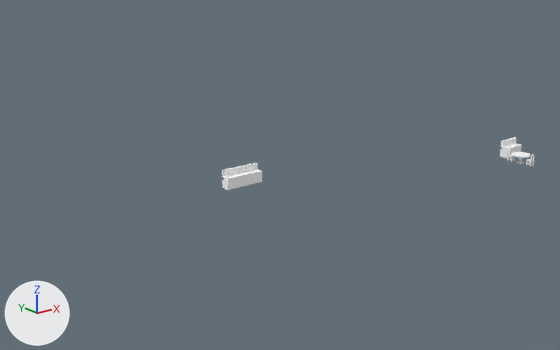
Renders of the OBJ model Games/GuruttoWorld/Assets/Models/StreetJourney/Baked/Block-2-4.obj from each side of a commit.
Both versions are drawn from a 50 mm lens placed at (-29.6, 43.7, 19.9), pointed at (1.1, 82.2, 4.5). Arrows for +X, +Y and +Z are at lower left; the lights stay in place. The older version comes first. Where no turn or scale is listed for an object, it has been applied to the vertices. Vertices at exactly the same position are counted once.

The first picture shows 'Block-2-4'.
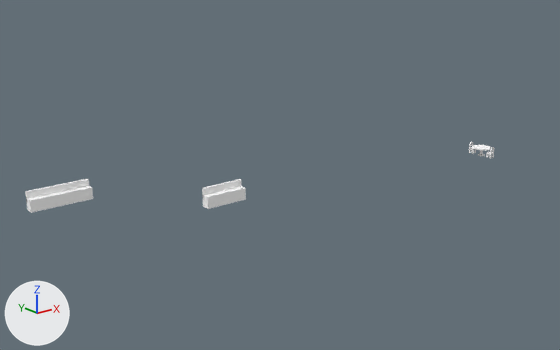
Where the change shows, as pixel boxes [x1, y1, x2, y2] in the pictures (560 x 350 px; the box of a moved part takes in the faces that stretch with it):
'Block-2-4', reshaped (50% wider, 33% taller): before [222, 137, 535, 190]; after [25, 142, 494, 213]
part 1 of me_block_2_4, moved or reshaped: before [512, 152, 530, 164]; after [472, 145, 491, 156]
part 2 of me_block_2_4, moved or reshaped: before [526, 154, 535, 166]; after [486, 147, 494, 159]
part 3 of me_block_2_4, moved or reshaped: before [507, 149, 515, 161]; after [469, 142, 476, 154]
part 4 of me_block_2_4, moved or reshaped: before [500, 143, 522, 158]; after [203, 186, 246, 209]
part 5 of me_block_2_4, moved or reshaped: before [500, 137, 517, 150]; after [202, 179, 241, 198]
part 6 of me_block_2_4, moved or reshaped: before [222, 169, 262, 190]; after [26, 186, 93, 213]
part 7 of me_block_2_4, moved or reshaped: before [222, 163, 258, 179]; after [25, 179, 89, 202]

The edits, one by one:
me_block_2_4 is used by ob_block_2_4; location (0.0, 0.0, 0.0).
me_block_2_4 had 366 vertices, 722 faces and spanned x -2.4..19.6, y 74.0..83.8, z 3.9..5.1.
me_block_2_4 now has 366 vertices, 722 faces and spans x -14.0..17.6, y 77.0..87.6, z 3.9..5.1.
me_block_2_4 part 1: the loose piece of 42 vertices spanning x 17.0..18.2, y 74.3..75.7, z 3.9..4.6 is moved by (-0.6, 3.0, 0.0).
me_block_2_4 part 2: the loose piece of 130 vertices spanning x 17.4..17.8, y 74.0..74.4, z 3.9..4.8 is moved by (-0.6, 3.0, 0.0).
me_block_2_4 part 3: the loose piece of 130 vertices spanning x 17.4..17.8, y 75.6..76.0, z 3.9..4.8 is moved by (-0.6, 3.0, 0.0).
me_block_2_4 part 4: the loose piece of 8 vertices spanning x 18.0..19.6, y 76.4..77.0, z 3.9..4.7 is scaled about its middle by (1.65, 0.923, 1), then moved by (-22.8, 4.5, 0.0).
me_block_2_4 part 5: the loose piece of 8 vertices spanning x 18.0..19.6, y 76.9..77.0, z 4.5..5.1 is scaled about its middle by (1.65, 1, 1), then moved by (-22.8, 4.5, 0.0).
me_block_2_4 part 6: the loose piece of 8 vertices spanning x -2.4..0.4, y 83.2..83.8, z 3.9..4.7 is scaled about its middle by (1.43, 0.923, 1), then moved by (-11.0, 3.8, 0.0).
me_block_2_4 part 7: the loose piece of 8 vertices spanning x -2.4..0.4, y 83.7..83.8, z 4.5..5.1 is scaled about its middle by (1.43, 1, 1), then moved by (-11.0, 3.8, 0.0).
Other edits to the shape of me_block_2_4 do not show in these pictures.
